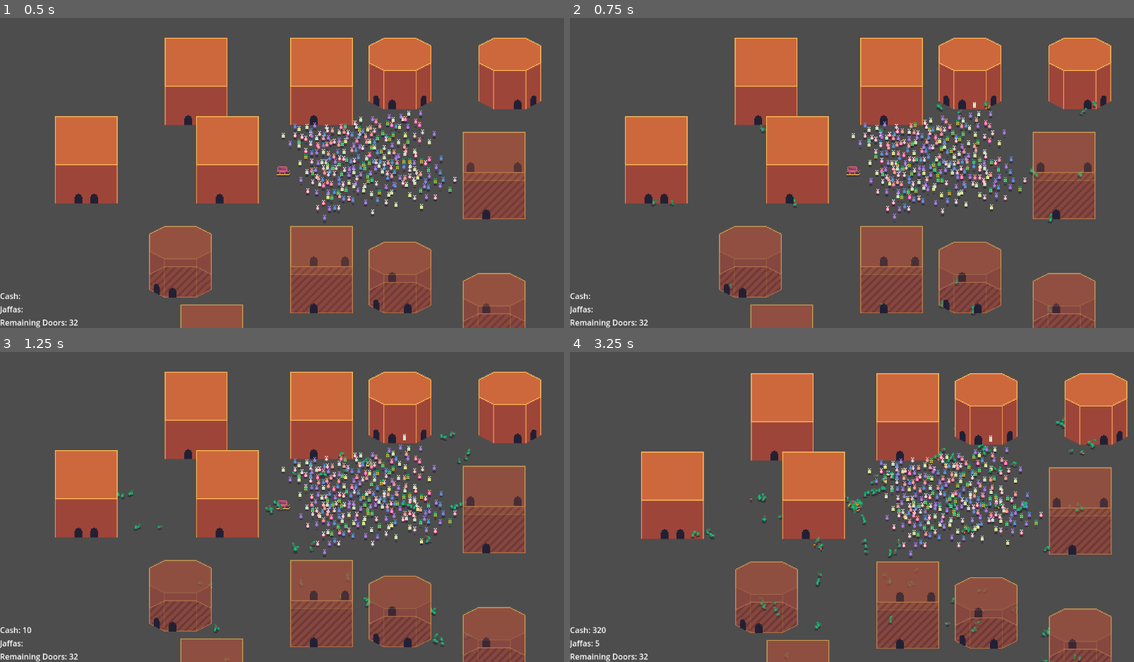
Above: before the commit, frames 1-4 (two rows, left to right).
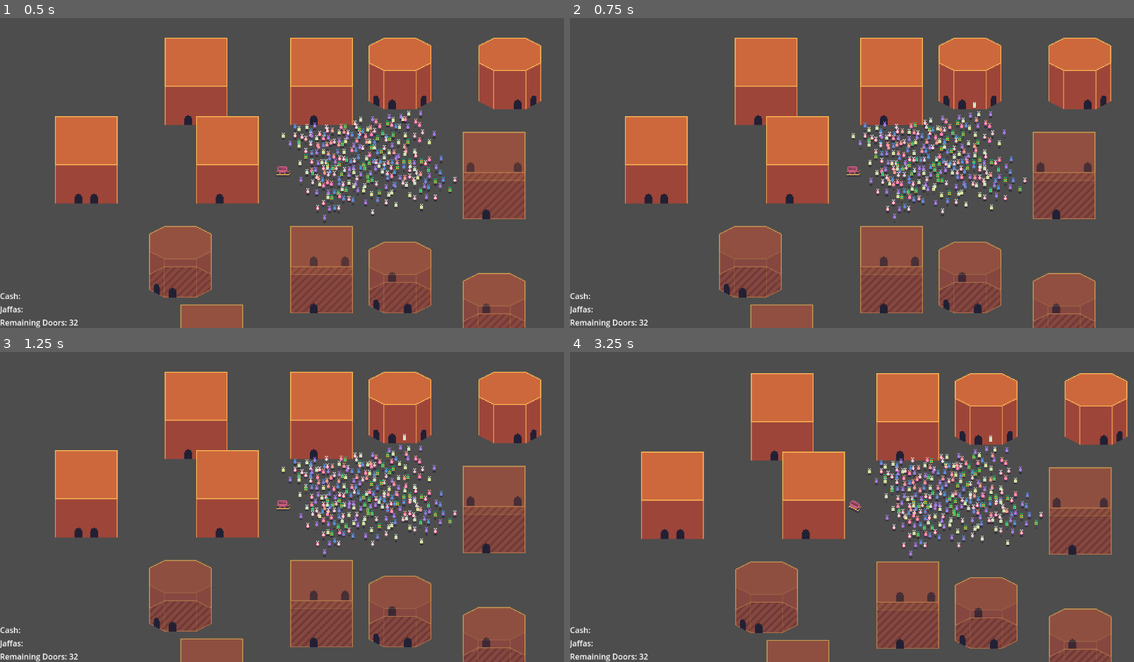
Above: after the commit, the same moments.

Repository: MattdaTheBest/santa-gamejam
Game: Godot game, scene res://scenes/world_test.tscn
The game is run twice, just before and just after one commit, with the same random seed, the same clock (stepped at 60 frames per second) and the same inputs. The engine's default icon, where the game draws it, is replaced by a stand-in: a white triangle on a blue panel in a dark square.
Inputs (mouse positions are in pixels of both pictures, inside the frame that each line leads up to):
- Up to frame 1 (0.5 s): no input
- Up to frame 2 (0.75 s): move the mouse to (976, 154) at 0.52 s; press the mouse at (976, 154) at 0.53 s; hold D (Right) from 0.53 s (still down); tap E (e) at 0.6 s
- Up to frame 3 (1.25 s): keep holding D (Right)
- Up to frame 4 (3.25 s): move the mouse to (739, 519) at 1.27 s; release D (Right) at 1.28 s; release the mouse at (739, 519) at 1.28 s; hold S (Down) 1.28-2.03 s; click (739, 519) at 1.35 s; tap Q (q) at 1.55, 2.1 s; move the mouse to (908, 432) at 2.02 s; hold D (Right) 2.03-2.78 s; tap E (e) at 2.3, 2.85 s; move the mouse to (823, 565) at 2.77 s; hold W (Up) from 2.78 s (still down); click (823, 565) at 3.05 s

Frame 1 is identical in both runs. In frame 2, 0.2% of the frame differs, in the area x 14-94%, y 26-96%; in frame 3, 0.5%; in frame 4, 1.0%, in the area x 4-94%, y 20-100%.

Commit message:
ui work - added fluidity

Diff:
--- a/scenes/player_ui.tscn
+++ b/scenes/player_ui.tscn
@@ -44,10 +44,10 @@
 anchor_right = 0.5
 anchor_bottom = 1.0
 offset_left = -32.0
-offset_top = -66.0
+offset_top = -74.0
 offset_right = 32.0
-offset_bottom = -34.0
+offset_bottom = -42.0
 grow_horizontal = 2
 grow_vertical = 0
-theme_override_constants/separation = 32
+theme_override_constants/separation = 40
 alignment = 1
--- a/scenes/ui_present.tscn
+++ b/scenes/ui_present.tscn
@@ -1,7 +1,6 @@
-[gd_scene load_steps=11 format=3 uid="uid://b35tpa6kcl6pa"]
+[gd_scene load_steps=10 format=3 uid="uid://b35tpa6kcl6pa"]
 
-[ext_resource type="Script" path="res://scenes/ui_present.gd" id="1_204hs"]
-[ext_resource type="Texture2D" uid="uid://xlbx5nveo0xt" path="res://sprites/icon.svg" id="1_lx0fj"]
+[ext_resource type="Script" path="res://scripts/ui_present.gd" id="1_204hs"]
 [ext_resource type="Texture2D" uid="uid://8e27wt66qq13" path="res://sprites/uiPresent.png" id="3_38wjv"]
 
 [sub_resource type="AtlasTexture" id="AtlasTexture_sul4j"]
@@ -68,19 +67,16 @@
 
 [node name="Marker2D" type="Marker2D" parent="."]
 
-[node name="Present" type="Sprite2D" parent="."]
-visible = false
-scale = Vector2(0.5, 0.5)
-texture = ExtResource("1_lx0fj")
-region_rect = Rect2(0, 0, 7, 7)
-
-[node name="Sprite2D" type="Sprite2D" parent="."]
-visible = false
-scale = Vector2(1e-05, 1e-05)
-texture = ExtResource("3_38wjv")
+[node name="Label" type="Label" parent="."]
+offset_left = -45.0
+offset_top = 27.0
+offset_right = 49.0
+offset_bottom = 50.0
+text = "presenttype
+"
 
 [node name="present" type="AnimatedSprite2D" parent="."]
 top_level = true
 position = Vector2(576, 324)
-scale = Vector2(0.5, 0.5)
+scale = Vector2(1e-05, 1e-05)
 sprite_frames = SubResource("SpriteFrames_f2o18")
--- a/scripts/cash_spawner.gd
+++ b/scripts/cash_spawner.gd
@@ -14,8 +14,8 @@
 
 # Called every frame. 'delta' is the elapsed time since the previous frame.
 func _process(delta: float) -> void:
-	if Input.is_action_just_pressed("e"):
-		spawnCash(5, 12)
+	#if Input.is_action_just_pressed("e"):
+		#spawnCash(5, 12)
 	pass
 
 func spawnCash(low, high):
--- a/scripts/player.gd
+++ b/scripts/player.gd
@@ -7,7 +7,7 @@
 var maxSpeed = 100
 const SlowSPEED = 50
 const maxVelocity = 50
-@export var  maxTrailSize : int = 15
+@export var  maxTrailSize : int = 5
 
 var playerMoney : int = 0
 var playerJaffas : int = 0
@@ -99,20 +99,19 @@
 
 func _on_interact_area_area_entered(area: Area2D) -> void:
 	if area.is_in_group("present") and not presentList.has(area.get_parent()) and presentList.size() < maxTrailSize:
+		var present = area.get_parent()
 		if presentList.size() == 0:
-			var present = area.get_parent()
 			present.setModeTrailandTarget(self)
 		else:
-			var present = area.get_parent()
 			present.setModeTrailandTarget(presentList[presentList.size() - 1])
 
-		presentList.append(area.get_parent())
-		player_ui.addPresent(area.get_parent().presentactual.frame, maxTrailSize - presentList.find(area.get_parent()))
+		presentList.append(present)
+		player_ui.addPresent(present.presentactual.frame, maxTrailSize - presentList.find(present), present,present.presentType )
 
 func shootPresent(power):
 	var present = presentList[0]
 	presentList.remove_at(0)
-	player_ui.call_deferred("removePresent")
+	player_ui.call_deferred("removePresent", present)
 
 	for i in presentList.size():
 		if i == 0:
@@ -142,6 +141,7 @@
 			else:
 				if i + 1 <= presentList.size() - 1:
 					presentList[i] = presentList[i + 1]
+	player_ui.sortPresents()
 
 func rotatePresentsLeft():
 	if presentList.size() > 1:
@@ -160,6 +160,7 @@
 			else:
 				if index - 1 >= 0:
 					presentList[index] = presentList[index - 1]
+	player_ui.sortPresents()
 
 func updateSpriteAngle(): #16 frames
 	currRotation = fmod(currRotation + 360, 360)
--- a/scripts/present.gd
+++ b/scripts/present.gd
@@ -15,7 +15,7 @@
 @onready var shoot_particles: GPUParticles2D = $shootParticles
 @onready var allowable_gap = 25
 @onready var follow_stop_delay: Timer = $follow_stop_delay
-
+var presentType = "Basic"
 var tween
 
 # Called when the node enters the scene tree for the first time.
--- a/scripts/ui.gd
+++ b/scripts/ui.gd
@@ -7,13 +7,13 @@
 @onready var control: Control = $Control
 @onready var player: CharacterBody2D = $"../ysortedOBJ/player"
 
+var uiPresentsList = []
 
 const UI_PRESENT = preload("res://scenes/ui_present.tscn")
 
 # Called when the node enters the scene tree for the first time.
 func _ready() -> void:
 	pass # Replace with function body.
-
 
 # Called every frame. 'delta' is the elapsed time since the previous frame.
 func _process(delta: float) -> void:
@@ -29,18 +29,36 @@
 func updateJaffas(value):
 	jaffas.text = ("Jaffas: " + str(value))
 
-func addPresent(color, index):
+func addPresent(color, index, presentReference, type):
 	var Present = UI_PRESENT.instantiate()
+	Present.presentActual = presentReference
+	uiPresentsList.append(Present)
 	Present.call_deferred("setColor", color)
 	h_box_container.add_child(Present)
+	sortPresents()
+	Present.appear(type)
 
-
-func removePresent():
+func removePresent(presentReference):
 	var present
 	for p in h_box_container.get_children():
 		if not p.beingRemoved:
 			p.beingRemoved = true
+			uiPresentsList.remove_at(uiPresentsList.find(p))
 			present = p
 			break
 
 	present.call_deferred("dissapear")
+	sortPresents()
+
+func sortPresents():
+	var index = 0
+	for p in player.presentList:
+		for uiP in uiPresentsList:
+			if p == uiP.presentActual:
+				uiP.index = index
+				h_box_container.move_child(uiP,index)
+				break
+
+		index += 1
+
+		pass
--- a/scenes/ui_present.gd
+++ b/scripts/ui_present.gd
@@ -1,27 +1,34 @@
 extends Control
 
 var beingRemoved : bool = false
-#@onready var present: Sprite2D = $Present
-#@onready var present: Sprite2D = $Sprite2D
-@onready var Present: Sprite2D = $Present
 @onready var present: AnimatedSprite2D = $present
 @onready var marker_2d: Marker2D = $Marker2D
-
+var presentActual  = null
+var index : int
+var appearDone : bool = false
+var presentType : String
+@onready var label: Label = $Label
 
 #@onready var present: AnimatedSprite2D = $AnimatedSprite2D
 
 # Called when the node enters the scene tree for the first time.
 func _ready() -> void:
-	appear()
+	#appear()
 	floatSelf()
 	rotateSelf()
-	pass # Replace with function body.
-
 
 # Called every frame. 'delta' is the elapsed time since the previous frame.
 func _process(delta: float) -> void:
-	present.global_position = present.global_position.lerp(global_position, 2 * delta)
+	if not beingRemoved:
+		present.global_position = present.global_position.lerp(global_position, 2 * delta)
 	present.z_index = z_index
+	label.z_index = present.z_index
+	if index == 0 and appearDone:
+		present.scale = present.scale.lerp(Vector2(6,6), 5 * delta)
+		label.visible = true
+	elif appearDone:
+		present.scale = Vector2(4,4)
+		label.visible = false
 
 func setColor(color):
 	present.set_frame_and_progress(color, 1)
@@ -40,13 +47,20 @@
 	tween.tween_property(present, "rotation_degrees", randf_range(0,2),1.5).set_ease(Tween.EASE_OUT).set_delay(randf_range(0,.75))
 	tween.set_loops()
 
-func appear():
+func appear(type):
+	presentType = type
+	label.text = str(presentType) + " Present"
 	present.global_position = global_position
 	set_h_size_flags(Control.SIZE_FILL)
 	set_v_size_flags(Control.SIZE_SHRINK_CENTER)
 	var tween = create_tween()
+	if index == 0:
+		tween.tween_property(present, "scale", Vector2(6,6), .65).set_trans(Tween.TRANS_BACK)
+	else:
+		tween.tween_property(present, "scale", Vector2(4,4), .65).set_trans(Tween.TRANS_BACK)
 
-	tween.tween_property(present, "scale", Vector2(4,4), .65).set_trans(Tween.TRANS_BACK)
+	await tween.finished
+	appearDone = true
 
 func dissapear():
 	var tween = create_tween()
